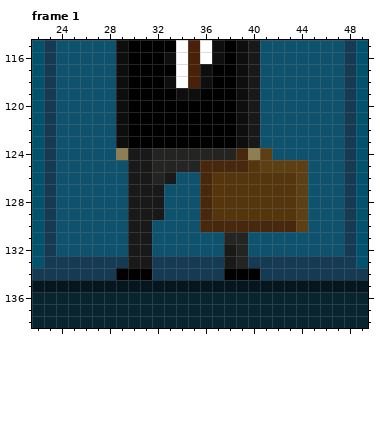
One commit to this pixel-art file: src/sprites/level0/level0.ase. Above is the file before it was changed.
320x180 pixels, 8 frames. Colours within 5 levels of each other are drawn and written as one. Shown: frame 1: x 22..49, y 115..138. The commit also changed other frames or places, which this record leaves out.
After:
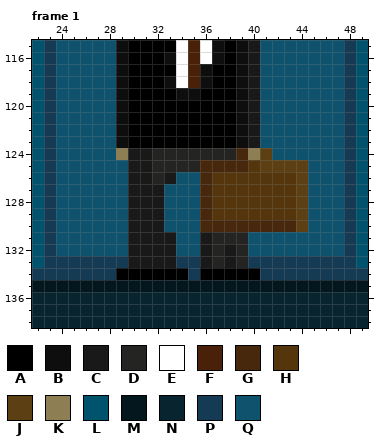
Palette (. is transparent): A #000000  B #0e0e0e  C #1a1919  D #242422  E #ffffff  F #492108  G #47280c  H #55350c  J #5c3f12  K #8d7f53  L #00526d  M #04171f  N #07242f  P #153b54  Q #0e526d
From the commit log: added walk animation
The exact change:
layer "Stranger walk/man" added
Frame 1, layer "Stranger walk/man":
Colour A replaces colour P in row 134 at x 32 to 34 and 36 to 37.
Colour C replaces colour P in row 133 at x 32 to 33 and 36.
Colour C replaces colour Q in row 130 at x 32; in rows 131 to 132 at x 32 to 33 and 36.
Colour D replaces colour P in row 133 at x 37.
Colour D replaces colour Q in rows 131 to 132 at x 37.
Pixel boxes of the changes (left, top, right, bottom) in both pictures:
changed: (152, 220, 224, 280)
